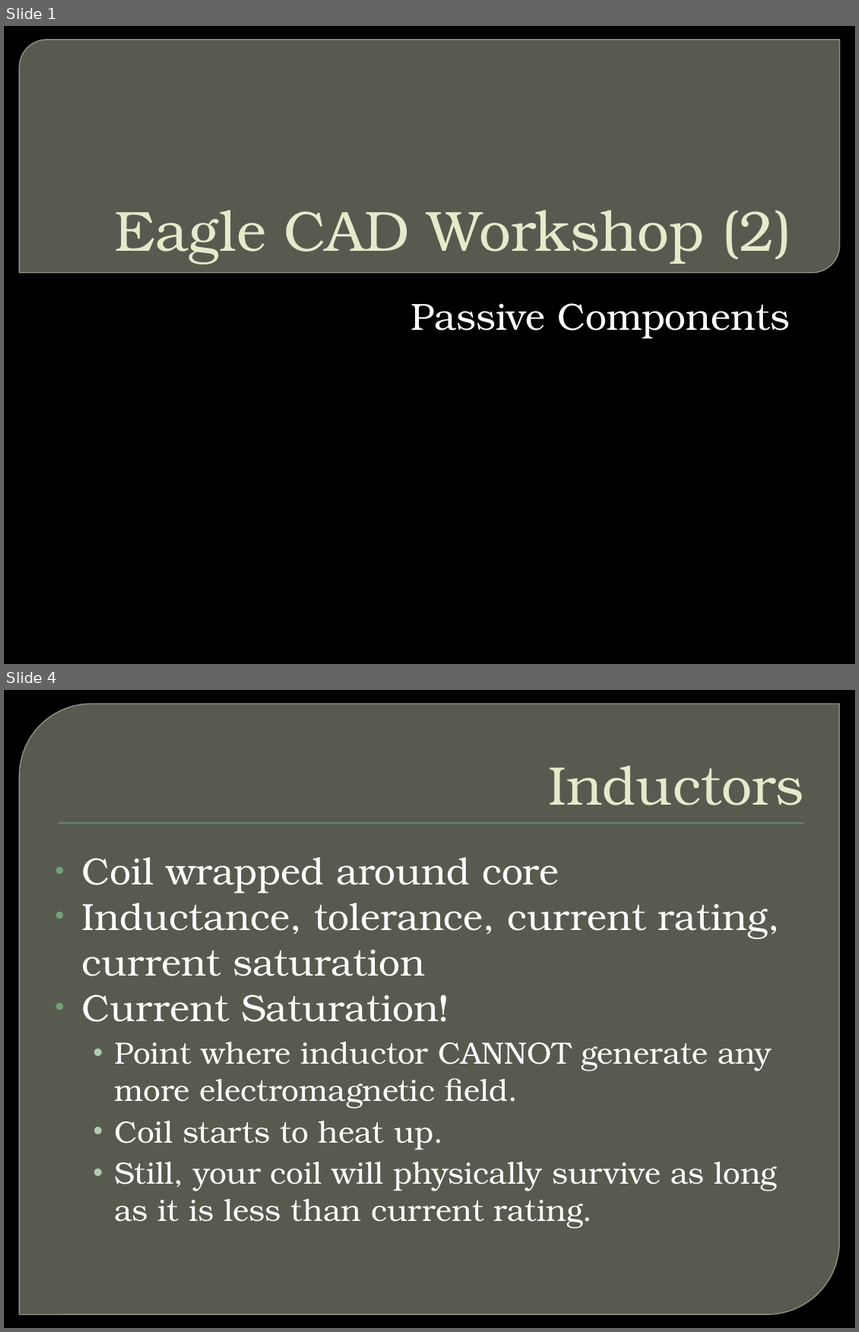
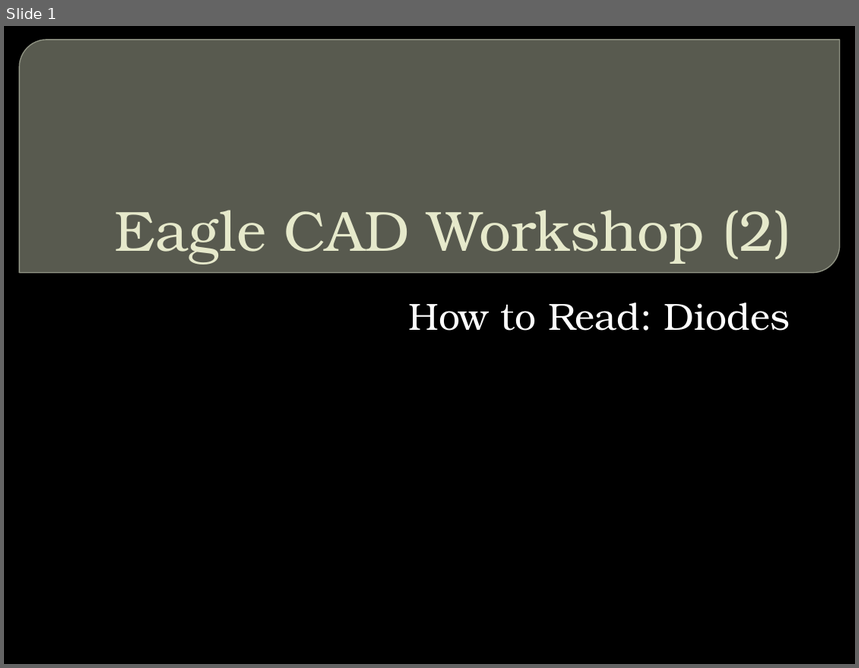
Before and after one commit to CSPon/Workshop_Materials, a slide deck: Workshop_Slides/Eagle CAD/Eagle CAD Workshop (2).pptx. Shown one above the other, each under a label of ours: slides 1 and 4 before the commit, slide 1 after it; the slides between them are not shown. The pictures are 859x1332 and 859x668 pixels, drawn with LibreOffice and Linux fonts; fonts in the diff are those of the drawing; background and template pictures are left out. Boxes give left, top, right and bottom in pixels: in the first picture for what was removed or moved away, otherwise in the second. Text is boxed around its words. In the diff, an @@ line names an element or a change of style, - is before the commit and + after.

```diff
--- a/Workshop_Slides/Eagle CAD/Eagle CAD Workshop (2).pptx
+++ b/Workshop_Slides/Eagle CAD/Eagle CAD Workshop (2).pptx
@@ slide 4 removed at (4,690,855,1328), background picture (left out) @@
@@ round diag rect removed at (19,704,840,1315) @@
@@ title removed at (548,765,804,806) @@
-Inductors
@@ rectangle removed at (59,823,804,824) @@
@@ text removed at (82,857,780,1229) @@
-• Coil wrapped around core
-• Inductance, tolerance, current rating, current saturation
-• Current Saturation!
-  • Point where inductor CANNOT generate any more electromagnetic field.
-  • Coil starts to heat up.
-  • Still, your coil will physically survive as long as it is less than current rating.
@@ slide 1 changed as well @@
@@ subtitle at (408,303,790,331): text changed @@
-Passive Components
+How to Read: Diodes
```
Also in this commit, not shown: 5 slides added, 2 other slides removed, 1 other file.
